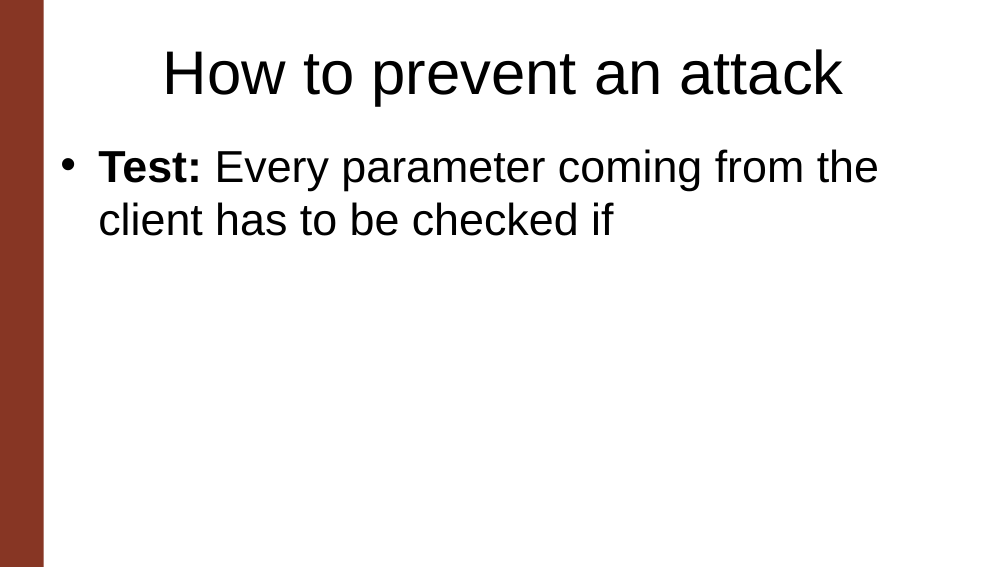
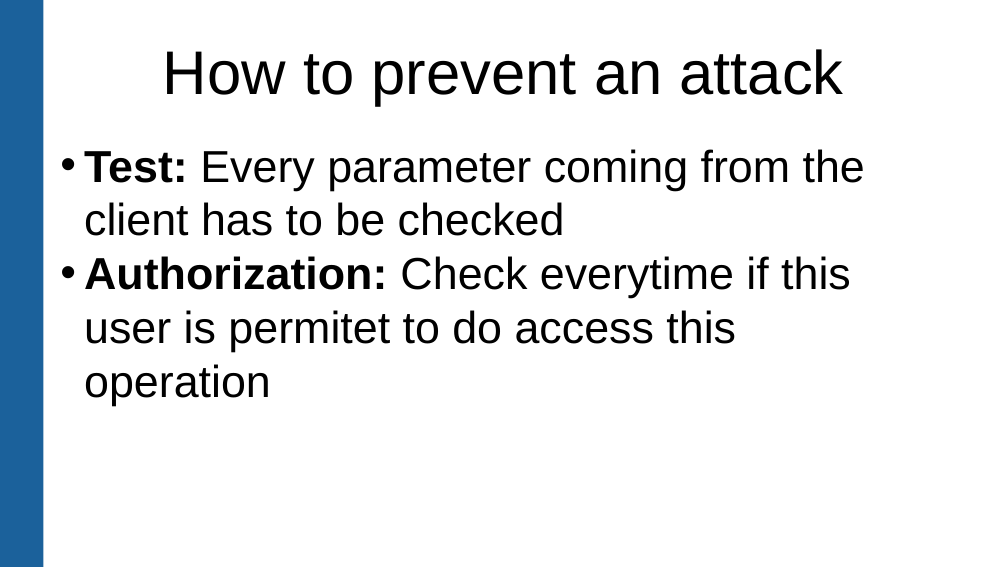
Before and after one commit to patrickgue/bbw, a slide deck: slide 7 of m183/Insecure Direct Object References.pptx. Drawn at 1008x567 pixels with LibreOffice and Linux fonts; fonts in the diff are those of the drawing. Boxes give left, top, right and bottom in pixels: in the first picture for what was removed or moved away, otherwise in the second. Text is boxed around its words. In the diff, an @@ line names an element or a change of style, - is before the commit and + after.

```diff
--- a/m183/Insecure Direct Object References.pptx
+++ b/m183/Insecure Direct Object References.pptx
@@ rectangle at bbox=[0, 0, 43, 566]: fill #873624 to #1B619B @@
@@ text at bbox=[84, 149, 865, 406]: text changed @@
-• Test: Every parameter coming from the client has to be checked if
+• Test: Every parameter coming from the client has to be checked
+• Authorization: Check everytime if this user is permitet to do access this operation
```
Also in this commit, not shown: 6 other slides changed, 5 other files.
